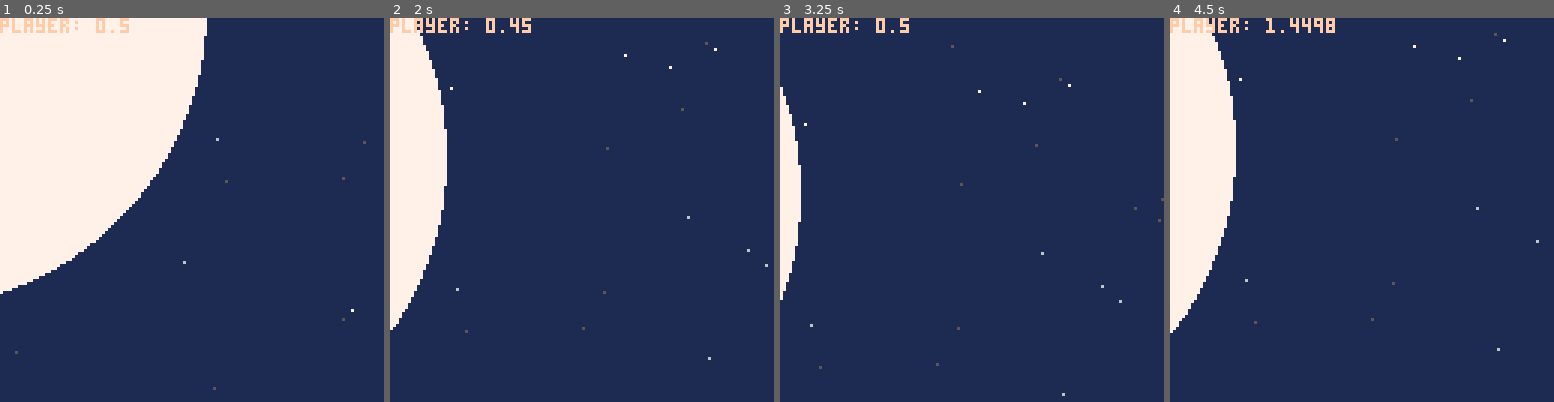
Above: before the commit, frames 1-4 (left to right).
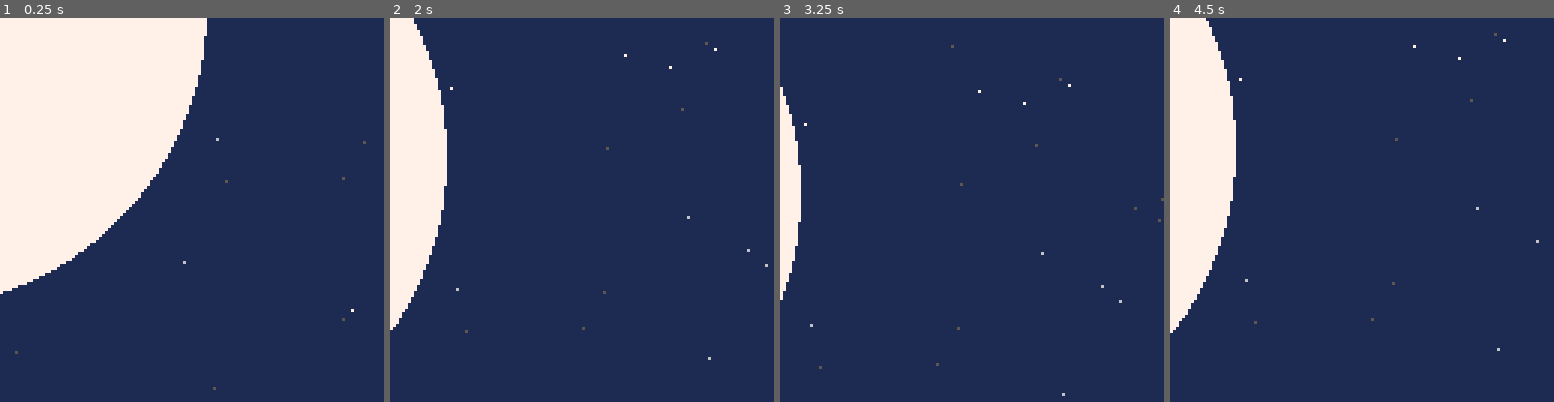
Above: after the commit, the same moments.

Repository: nucleartide/ludum-dare-39
Game: PICO-8 cartridge game.p8
Same seed, same stepped clock (60 frames per second), same inputs: the game is played once before the commit and once after it.
Inputs:
- Up to frame 1 (0.25 s): no input
- Up to frame 2 (2 s): tap O (Z key) at 0.33, 0.7, 1.43 s; tap X (X key) at 1.07 s; hold Left from 1.97 s (still down)
- Up to frame 3 (3.25 s): tap X (X key) every 0.33 s from 2.07 to 3.07 s; tap O (Z key) at 2.22, 3.1 s; release Left at 2.37 s; hold Down 2.42-2.82 s; hold Right from 2.87 s (still down)
- Up to frame 4 (4.5 s): tap X (X key) every 0.33 s from 3.4 to 4.4 s; release Right at 3.53 s; hold Up 3.58-4.08 s; tap O (Z key) at 3.98 s; hold Right from 4.13 s (still down)

The runs differ from the first frame. In frame 1, 0.5% of the frame differs, in the area x 0-34%, y 0-4%; in frame 2, 0.6%; in frame 3, 0.5%; in frame 4, 0.7%, in the area x 0-43%, y 0-4%.

Commit message:
fix escape condition

Diff:
--- a/game.p8
+++ b/game.p8
@@ -226,9 +226,7 @@
       -- check if the player escaped the solar system
       --
 
-      local x = 0.25 * player.x
-      local y = 0.25 * player.y
-      if sqrt(x*x + y*y) > 0.25 * 500 then
+      if player.x > 600 or player.y > 600 then
         player.escaped = true
       end
     else
@@ -341,7 +339,7 @@
     local m = flr(t * 2) % 2
     print("escape success", cam.x + 5, cam.y + 5, m + 9)
   else
-    print("player: " .. player.a, cam.x, cam.y)
+    --print("player: " .. 0.01*player.x*0.01*player.y + 0.01*player.y*0.01*player.y, cam.x, cam.y)
   end
 end
 
